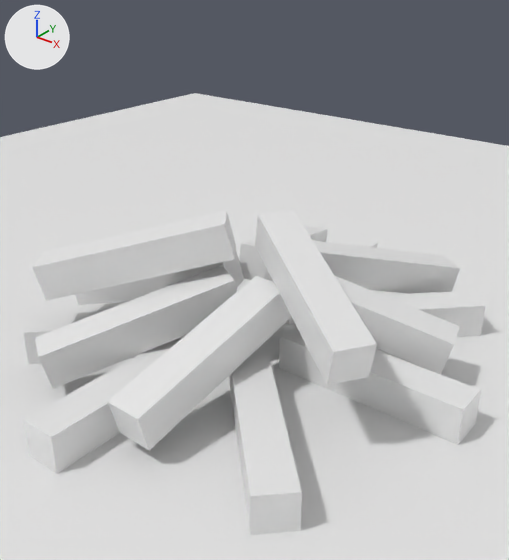
A saved change to the Blender file Assets/BlenderObjects/Fireplace and Pots/Fireplace_and_Pots_000.blend.
Before and after are seen from a 50 mm lens placed at (4.46, -5.29, 4.09), pointed at (0.38, -0.19, 0.93). Lighting does not change. The marker at upper left points along +X, +Y and +Z.
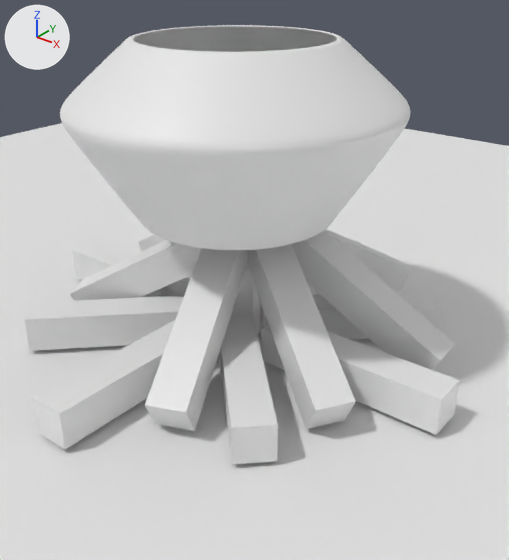
Where the newer file only moved an object's origin or applied its transform, the numbers keep the older frame.

Pixel boxes [x1, y1, x2, y2] of what changed, in the pictures (509 x 560 px):
'Circle', added: after [60, 25, 410, 250]
'Cube.011', moved, turned: before [107, 276, 291, 450]; after [247, 244, 356, 429]
'Cube.010', moved, turned: before [35, 265, 237, 389]; after [145, 248, 247, 431]
'Cube.006', moved: before [229, 351, 302, 535]; after [219, 311, 278, 464]
'Cube.005', moved: before [279, 326, 481, 445]; after [261, 324, 459, 435]
'Cube.016', reshaped: before [32, 211, 236, 301]; after [232, 265, 260, 334]
'Cube.015', moved, turned: before [255, 210, 377, 385]; after [138, 235, 165, 252]
'Cube.007', moved: before [23, 336, 184, 474]; after [32, 320, 175, 450]
'Cube.012', moved, turned: before [264, 270, 460, 374]; after [292, 230, 455, 370]
'Cube.008', moved: before [23, 311, 139, 364]; after [24, 295, 184, 351]
'Cube.014', moved, turned (not visible afterwards): before [313, 240, 460, 294]
'Cube.009', moved, turned: before [75, 250, 244, 305]; after [70, 240, 201, 301]
'Cube.004', moved: before [384, 290, 486, 337]; after [260, 289, 443, 340]
'Cube.013', moved, turned: before [239, 225, 328, 280]; after [325, 229, 412, 291]
'Cube.003', unchanged, uncovered by the edit: after [72, 241, 191, 297]

The change, as a list of edits to the scene's bpy script:
```text
Change me_cube_024:
    where me_cube_024.from_pydata(...)  # 8 vertices, 6 faces; spans x -2.01..-0.01, y -0.19..0.19, z 1.12..1.5
    used by ob_cube_016; location = (0.39, -0.08, 0.12); rotation_euler = (-0.00301, -0.239, 0.663), in degrees (-0.2, -14, 38)
    me_cube_024 part 1
    me_cube_024.vertices[0].co: (-2.01, -0.19, 1.12) -> (-0.07, 0.48, 1.41)  # pixel (46, 300) -> not seen
    me_cube_024.vertices[1].co: (-2.01, -0.19, 1.5) -> (0.22, 0.25, 1.34)  # pixel (32, 267) -> not seen
    me_cube_024.vertices[2].co: (-2.01, 0.19, 1.12) -> (0.16, 0.79, 1.35)
    me_cube_024.vertices[3].co: (-2.01, 0.19, 1.5) -> (0.46, 0.55, 1.28)  # pixel (43, 252) -> not seen
    me_cube_024.vertices[4].co: (-0.01, -0.19, 1.12) -> (-0.41, 0.49, 0.04)  # pixel (234, 259) -> not seen
    me_cube_024.vertices[5].co: (-0.01, -0.19, 1.5) -> (-0.11, 0.25, -0.04)  # pixel (224, 224) -> not seen
    me_cube_024.vertices[6].co: (-0.01, 0.19, 1.12) -> (-0.18, 0.79, -0.02)  # pixel (235, 244) -> not seen
    me_cube_024.vertices[7].co: (-0.01, 0.19, 1.5) -> (0.12, 0.55, -0.09)  # pixel (226, 210) -> not seen
Add me_circle:
    me_circle.from_pydata(...)  # 288 vertices, 258 faces; spans x -1.68..1.68, y -1.68..1.68, z 0.0..1.74
Change ob_cube_004:
    ob_cube_004.location: (0.56, 0.49, -1.12) -> (0.2, 0.13, -1.07)
Change ob_cube_005:
    ob_cube_005.location: (0.72, -0.01, -1.12) -> (0.52, -0.07, -1.07)
Change ob_cube_006:
    ob_cube_006.location: (0.66, -0.63, -1.12) -> (0.07, -0.15, -1.07)
Change ob_cube_007:
    ob_cube_007.location: (0.04, -0.67, -1.12) -> (-0.11, -0.47, -1.07)
Change ob_cube_008:
    ob_cube_008.location: (-0.12, -0.25, -1.12) -> (-0.27, -0.13, -1.07)
Change ob_cube_009:
    ob_cube_009.location: (0.26, 0.08, -0.43) -> (0.34, 0.41, 0.04)
    ob_cube_009.rotation_euler: (-0.00301, -0.239, 0.329) -> (0.0, -0.504, 0.499)  # degrees (-0.2, -14, 19) -> degrees (0, -29, 29)
Change ob_cube_010:
    ob_cube_010.location: (0.39, -0.08, -0.43) -> (-0.27, 0.47, 0.04)
    ob_cube_010.rotation_euler: (-0.00301, -0.239, 1.03) -> (0.0, -0.504, 1.968)  # degrees (-0.2, -14, 59) -> degrees (0, -29, 113)
Change ob_cube_011:
    ob_cube_011.location: (0.67, 0.09, -0.43) -> (-0.27, 0.47, 0.04)
    ob_cube_011.rotation_euler: (-0.00301, -0.239, 1.539) -> (0.0, -0.504, 2.578)  # degrees (-0.2, -14, 88) -> degrees (0, -29, 148)
Change ob_cube_012:
    ob_cube_012.location: (0.03, 0.04, -0.43) -> (-0.27, 0.47, 0.04)
    ob_cube_012.rotation_euler: (-0.00301, -0.239, 3.423) -> (0.0, -0.504, 3.191)  # degrees (-0.2, -14, 196) -> degrees (0, -29, 183)
Change ob_cube_013:
    ob_cube_013.location: (0.09, -0.03, -0.43) -> (-0.27, -0.01, 0.04)
    ob_cube_013.rotation_euler: (-0.00301, -0.239, 4.971) -> (0.0, -0.504, 4.245)  # degrees (-0.2, -14, 285) -> degrees (0, -29, 243)
Change ob_cube_014:
    ob_cube_014.location: (0.16, 0.37, -0.43) -> (0.19, 0.22, 0.04)
    ob_cube_014.rotation_euler: (-0.00301, -0.239, 4.123) -> (0.0, -0.504, 5.478)  # degrees (-0.2, -14, 236) -> degrees (0, -29, 314)
Change ob_cube_015:
    ob_cube_015.location: (0.12, 0.3, 0.13) -> (0.19, 0.22, 0.04)
    ob_cube_015.rotation_euler: (-0.00301, -0.239, 2.557) -> (0.0, -0.504, 6.046)  # degrees (-0.2, -14, 147) -> degrees (0, -29, 346)
Add ob_circle:
    ob_circle = bpy.data.objects.new('Circle', me_circle)
    ob_circle.location = (0.0, 0.0, 1.51)
    _m = ob_circle.modifiers.new('Bevel', 'BEVEL')
    _m.segments = 3
    _m = ob_circle.modifiers.new('Subdivision', 'SUBSURF')
    _m.levels = 3
```
